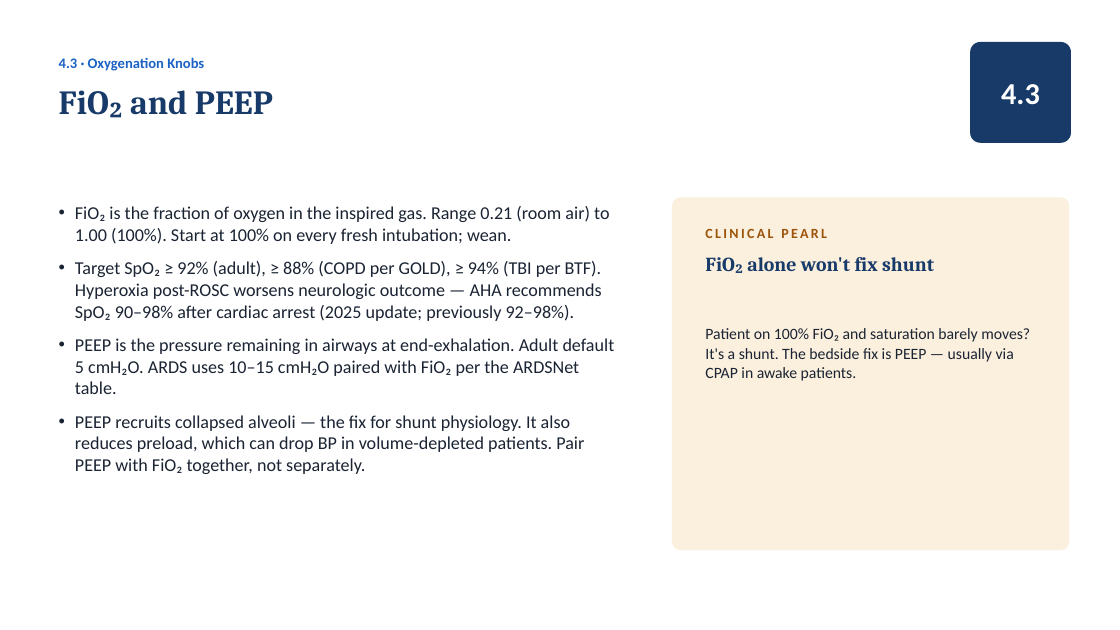
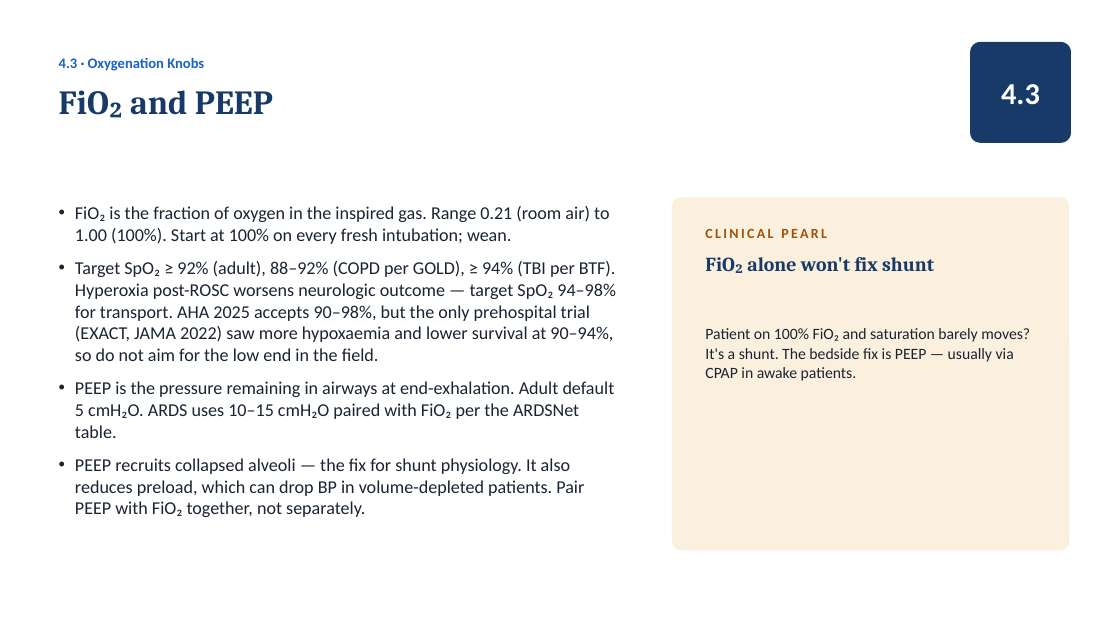
Before and after one commit to amr-kc-protocols/amr-kc-protocols, a slide deck: slide 39 of vta/slides/Ventilator_Academy_Full_Course.pptx. Drawn at 1120x630 pixels with LibreOffice and Linux fonts; fonts in the diff are those of the drawing. Boxes give left, top, right and bottom in pixels: in the first picture for what was removed or moved away, otherwise in the second. Text is boxed around its words. In the diff, an @@ line names an element or a change of style, - is before the commit and + after.

```diff
--- a/vta/slides/Ventilator_Academy_Full_Course.pptx
+++ b/vta/slides/Ventilator_Academy_Full_Course.pptx
@@ text at <box>75,261,616,361</box>: text changed @@
-• Target SpO₂ ≥ 92% (adult), ≥ 88% (COPD per GOLD), ≥ 94% (TBI per BTF). Hyperoxia post-ROSC worsens neurologic outcome — AHA recommends SpO₂ 90–98% after cardiac arrest (2025 update; previously 92–98%).
+• Target SpO₂ ≥ 92% (adult), 88–92% (COPD per GOLD), ≥ 94% (TBI per BTF). Hyperoxia post-ROSC worsens neurologic outcome — target SpO₂ 94–98% for transport. AHA 2025 accepts 90–98%, but the only prehospital trial (EXACT, JAMA 2022) saw more hypoxaemia and lower survival at 90–94%, so do not aim for the low end in the field.
```
Also in this commit, not shown: 8 other slides changed, 10 other files.
